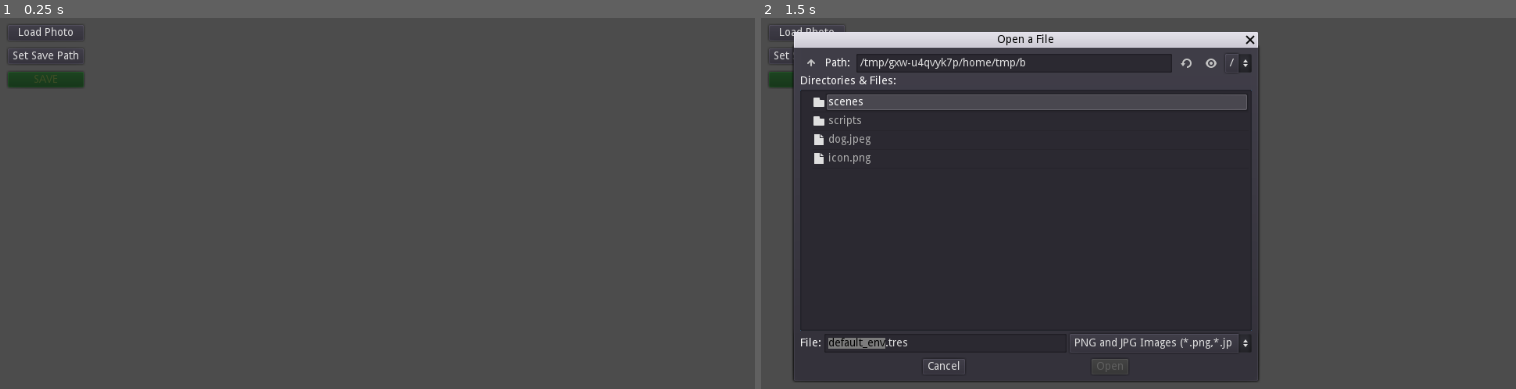
Above: before the commit, frames 1-2 (left to right).
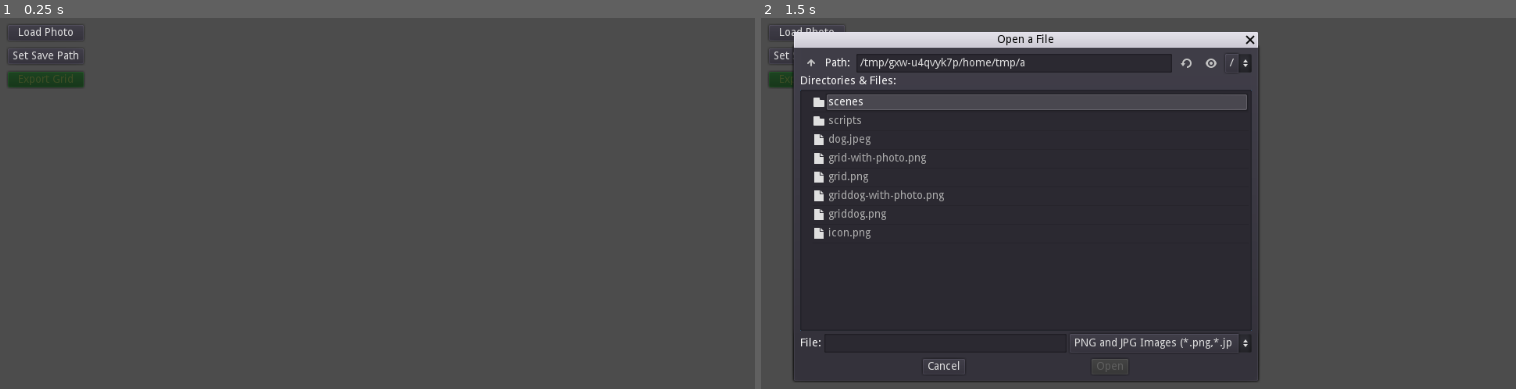
Above: after the commit, the same moments.

Repository: alfredbaudisch/grider
Game: Godot game, scene res://scenes/Main.tscn
Two runs of this game, one before a commit and one after it. Both use one fixed random seed, a clock stepped at 60 frames per second and the inputs below.
Inputs (mouse positions are in pixels of both pictures, inside the frame that each line leads up to):
- Up to frame 1 (0.25 s): no input
- Up to frame 2 (1.5 s): tap Enter at 0.5 s; move the mouse to (1334, 229) at 0.52 s; click "Load Photo" at 1.25 s

The runs differ from the first frame. In frame 1, less than 0.1% of the frame differs, in the area x 2-10%, y 15-19%; in frame 2, 1.0%, in the area x 2-35%, y 10-90%.

Commit message:
Adjust default grid values

Diff:
--- a/scenes/Main.tscn
+++ b/scenes/Main.tscn
@@ -152,13 +152,11 @@
 rect_min_size = Vector2( 10, 0 )
 
 [node name="MainActions" type="HBoxContainer" parent="MainContainer/Toolbar"]
-editor/display_folded = true
 margin_left = 14.0
 margin_right = 314.0
 margin_bottom = 80.0
 
 [node name="LoadSave" type="VBoxContainer" parent="MainContainer/Toolbar/MainActions"]
-editor/display_folded = true
 margin_right = 97.0
 margin_bottom = 80.0
 
@@ -196,7 +194,7 @@
 custom_colors/font_color_disabled = Color( 0.588235, 0.305882, 0.305882, 1 )
 custom_colors/font_color = Color( 0, 1, 0.0392157, 1 )
 disabled = true
-text = "SAVE"
+text = "Export Grid"
 
 [node name="HSplitContainer" type="HSplitContainer" parent="MainContainer/Toolbar/MainActions"]
 margin_left = 101.0
@@ -235,6 +233,7 @@
 max_value = 1.0
 step = 0.05
 value = 0.05
+ticks_on_borders = true
 
 [node name="ScaleDisplay" type="Label" parent="MainContainer/Toolbar/MainActions/ImageOptions/Scale"]
 margin_left = 145.0
@@ -308,6 +307,7 @@
 max_value = 40.0
 value = 1.0
 rounded = true
+ticks_on_borders = true
 
 [node name="WidthDisplay" type="Label" parent="MainContainer/Toolbar/Grids/Contour/WidthContainer"]
 margin_left = 102.0
@@ -371,6 +371,7 @@
 max_value = 40.0
 value = 1.0
 rounded = true
+ticks_on_borders = true
 
 [node name="WidthDisplay" type="Label" parent="MainContainer/Toolbar/Grids/Thirds/WidthContainer"]
 margin_left = 102.0
@@ -434,6 +435,7 @@
 max_value = 40.0
 value = 1.0
 rounded = true
+ticks_on_borders = true
 
 [node name="WidthDisplay" type="Label" parent="MainContainer/Toolbar/Grids/MinorThirds/WidthContainer"]
 margin_left = 102.0
@@ -497,6 +499,7 @@
 max_value = 40.0
 value = 1.0
 rounded = true
+ticks_on_borders = true
 
 [node name="WidthDisplay" type="Label" parent="MainContainer/Toolbar/Grids/CentralCross/WidthContainer"]
 margin_left = 103.0
@@ -560,6 +563,7 @@
 max_value = 40.0
 value = 1.0
 rounded = true
+ticks_on_borders = true
 
 [node name="WidthDisplay" type="Label" parent="MainContainer/Toolbar/Grids/MainDiagonals/WidthContainer"]
 margin_left = 116.0
@@ -624,33 +628,33 @@
 "color": Color( 0, 0, 0, 1 ),
 "name": "Contour",
 "visible": true,
+"width": 20
+},
+1: {
+"color": Color( 0, 1, 0, 1 ),
+"name": "Thirds",
+"visible": true,
 "width": 10
 },
-1: {
-"color": Color( 0, 1, 0, 0.5 ),
-"name": "Thirds",
-"visible": true,
-"width": 8
-},
 2: {
-"color": Color( 1, 0, 0, 0.5 ),
+"color": Color( 1, 0, 0, 0.745098 ),
 "name": "MinorThirds",
 "subdivisions": 10,
 "visible": true,
-"width": 4,
+"width": 10,
 "with_central_cross": false
 },
 3: {
-"color": Color( 0.74902, 0.109804, 0.905882, 0.501961 ),
+"color": Color( 0.74902, 0.109804, 0.905882, 1 ),
 "name": "CentralCross",
 "visible": true,
-"width": 4
+"width": 10
 },
 4: {
-"color": Color( 0.176471, 0.427451, 0.560784, 0.662745 ),
+"color": Color( 0.176471, 0.427451, 0.560784, 1 ),
 "name": "MainDiagonals",
 "visible": true,
-"width": 4
+"width": 10
 }
 }
 
@@ -663,31 +667,29 @@
 margin_bottom = 506.0
 
 [node name="Dialogs" type="Node" parent="."]
-editor/display_folded = true
 
 [node name="OpenFileDialog" type="FileDialog" parent="Dialogs"]
 margin_left = 46.5
 margin_top = 38.0
 margin_right = 640.5
 margin_bottom = 465.0
-window_title = "Open a File"
+window_title = "Open Reference Image"
 mode = 0
 access = 2
 filters = PoolStringArray( "*.png,*.jpg,*.jpeg ; PNG and JPG Images" )
-current_dir = "/home/alfredbaudisch/Desktop/Grider"
-current_file = "default_env.tres"
-current_path = "/home/alfredbaudisch/Desktop/Grider/default_env.tres"
+current_dir = "P:/Dev/godot/projects/grider"
+current_path = "P:/Dev/godot/projects/grider/"
 
 [node name="SaveAsDialog" type="FileDialog" parent="Dialogs"]
 margin_left = 49.0
 margin_top = 38.0
 margin_right = 648.0
 margin_bottom = 464.0
+window_title = "Set Grid Save Path"
 access = 2
 filters = PoolStringArray( "*.png; PNG Image" )
-current_dir = "/home/alfredbaudisch/Desktop/Grider"
-current_file = "Button.gd"
-current_path = "/home/alfredbaudisch/Desktop/Grider/Button.gd"
+current_dir = "P:/Dev/godot/projects/grider"
+current_path = "P:/Dev/godot/projects/grider/"
 
 [connection signal="pressed" from="MainContainer/Toolbar/MainActions/LoadSave/LoadPhoto" to="." method="_on_LoadPhoto_pressed"]
 [connection signal="pressed" from="MainContainer/Toolbar/MainActions/LoadSave/SetSavePath" to="." method="_on_SetSavePath_pressed"]
Binary file added: grid-with-photo.png
Not shown, added: grid-with-photo.png.import
Binary file added: grid.png
Not shown, added: grid.png.import
Binary file added: griddog-with-photo.png
Not shown, added: griddog-with-photo.png.import
Binary file added: griddog.png
Not shown, added: griddog.png.import
